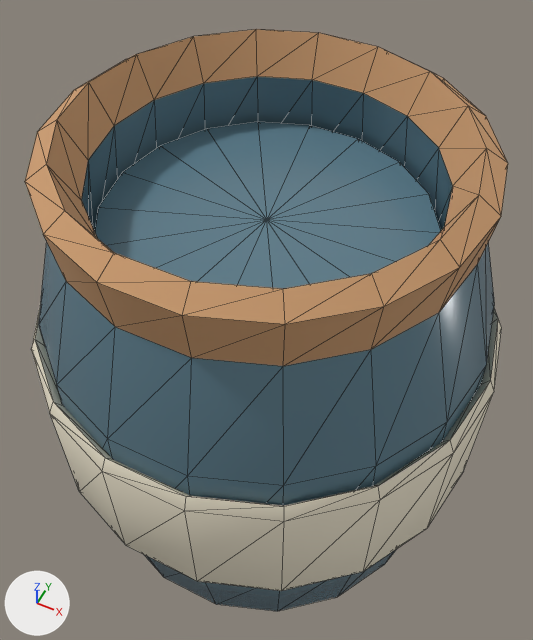
What one commit did to the glTF model assets/models/pantry/spice_crock.glb.
One viewpoint serves both versions: a camera (50 mm lens) standing at (0.0352, -0.0706, 0.1353) and looking at (-0.0014, 0.0027, 0.0437). The axes (+X, +Y, +Z) are drawn at lower left. The lights are the same throughout. The picture after the commit comes second. Mesh edges are drawn as thin lines.

In view in the first picture: 'spice_crock'.
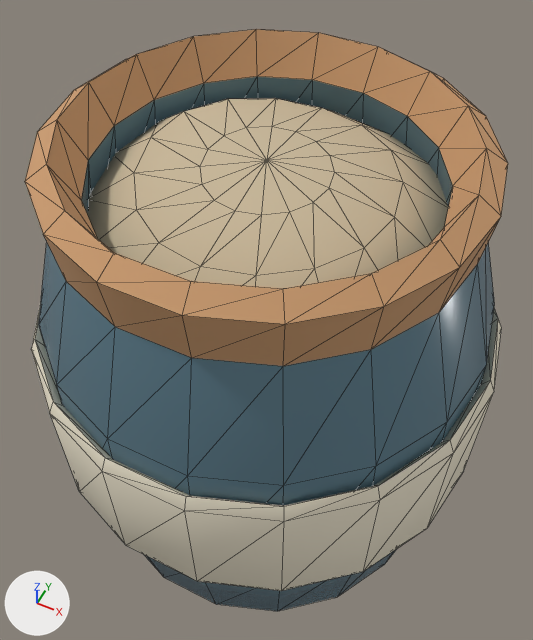
Where the change shows, as pixel boxes [x1, y1, x2, y2] in the pictures (533 x 640 px):
'contents', added (beige)
    after: [87, 98, 448, 289]

The change in detail:
Material 'contents' (mat_contents) is new.
Its base color is (0.578, 0.479, 0.323) (beige #c8b89a).
Its roughness is 0.95.
Mesh me_contents is new.
It has 66 vertices, 128 faces and spans x -0.0255..0.0255, y -0.0255..0.0255, z 0.066..0.078.
It uses material mat_contents (beige #c8b89a).
Object 'contents' (ob_contents) is new; it shows me_contents.
Its location is (0.0, 0.0, 0.0).
